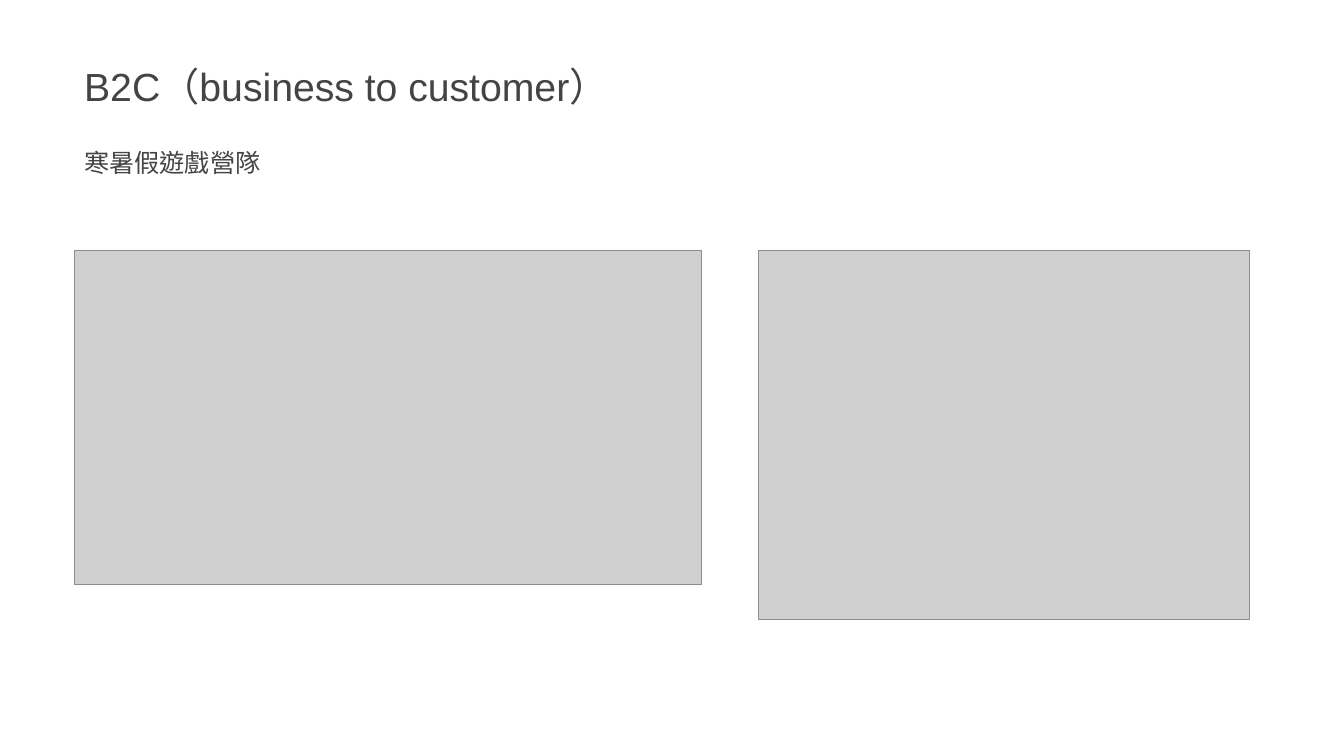
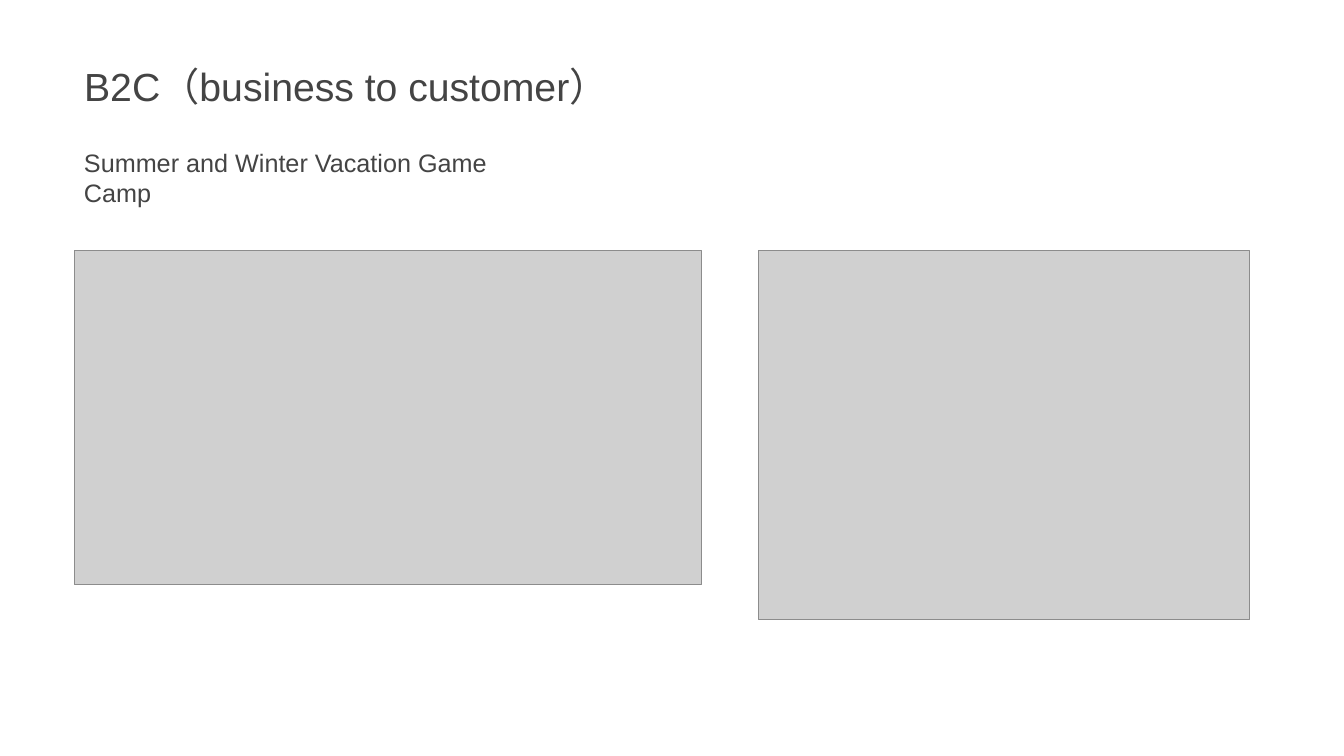
Before and after one commit to Yangbenson/Slide-assistant, a slide deck: slide 8 of PP_samples/sample.pptx. Drawn at 1344x756 pixels with LibreOffice and Linux fonts; fonts in the diff are those of the drawing; grey boxes stand for pictures. Boxes give left, top, right and bottom in pixels: in the first picture for what was removed or moved away, otherwise in the second. Text is boxed around its words. In the diff, an @@ line names an element or a change of style, - is before the commit and + after.

```diff
--- a/PP_samples/sample.pptx
+++ b/PP_samples/sample.pptx
@@ text at <box>84,153,487,208</box>: text changed @@
-寒暑假遊戲營隊
+Summer and Winter Vacation Game Camp
```
Also in this commit, not shown: 6 other slides changed, 5 slides added, 5 slides removed, 9 other files.
